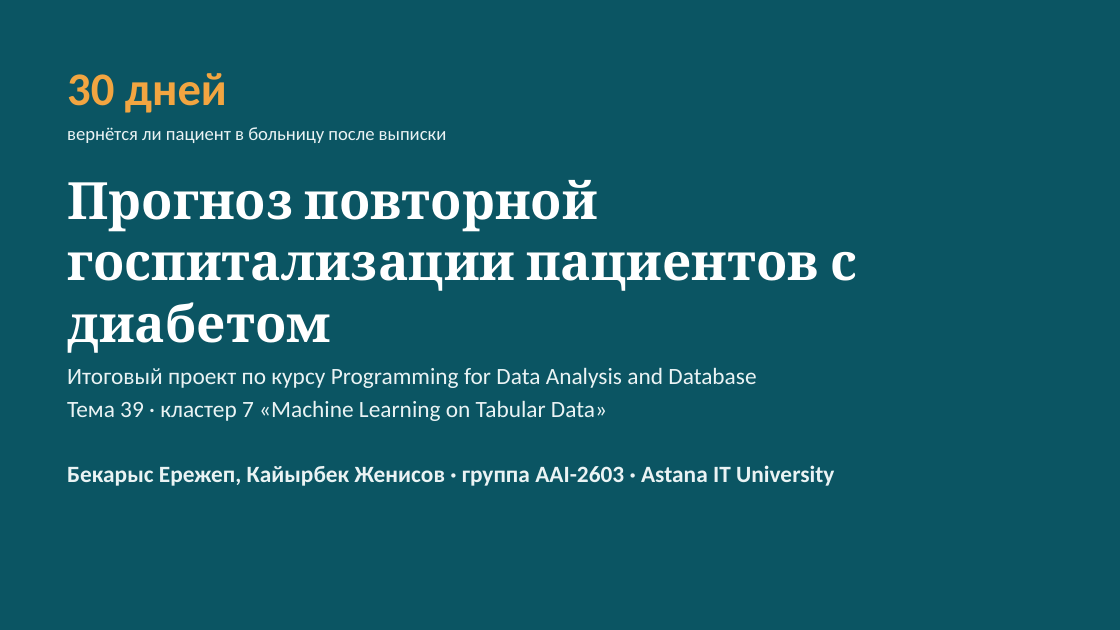
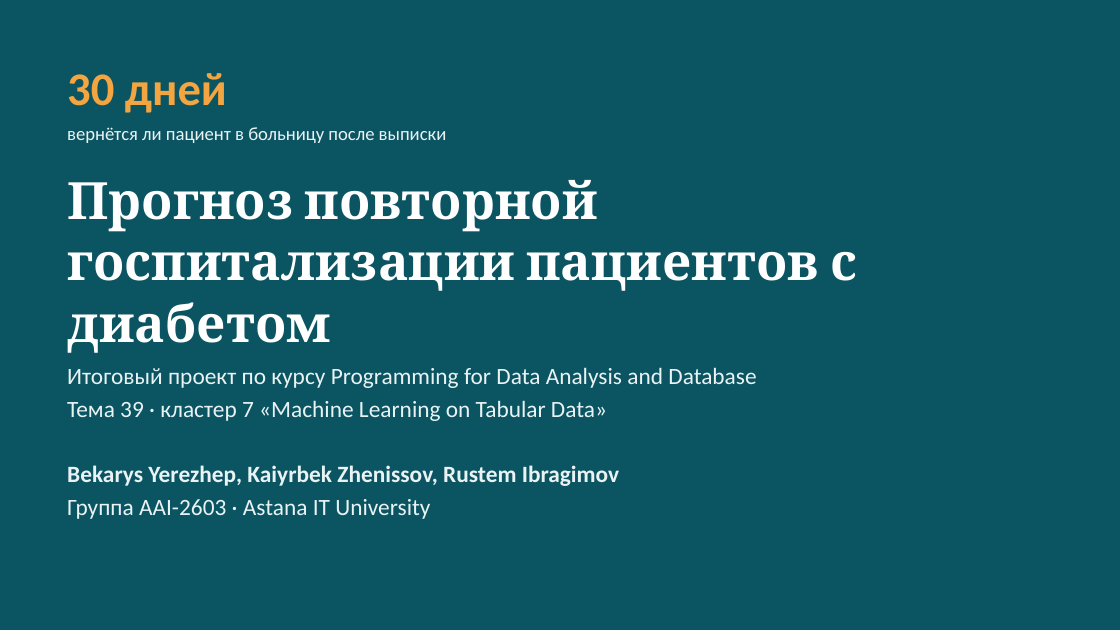
Before and after one commit to Kaiyrbek-data/-, a slide deck: slide 1 of docs/presentation.pptx. Drawn at 1120x630 pixels with LibreOffice and Linux fonts; fonts in the diff are those of the drawing. Boxes give left, top, right and bottom in pixels: in the first picture for what was removed or moved away, otherwise in the second. Text is boxed around its words. In the diff, an @@ line names an element or a change of style, - is before the commit and + after.

```diff
--- a/docs/presentation.pptx
+++ b/docs/presentation.pptx
@@ text at bbox=[67, 465, 619, 519]: text changed @@
-Бекарыс Ережеп, Кайырбек Женисов · группа AAI-2603 · Astana IT University
+Bekarys Yerezhep, Kaiyrbek Zhenissov, Rustem Ibragimov
+Группа AAI-2603 · Astana IT University
```
Also in this commit, not shown: 1 other slide changed, 1 other file.
